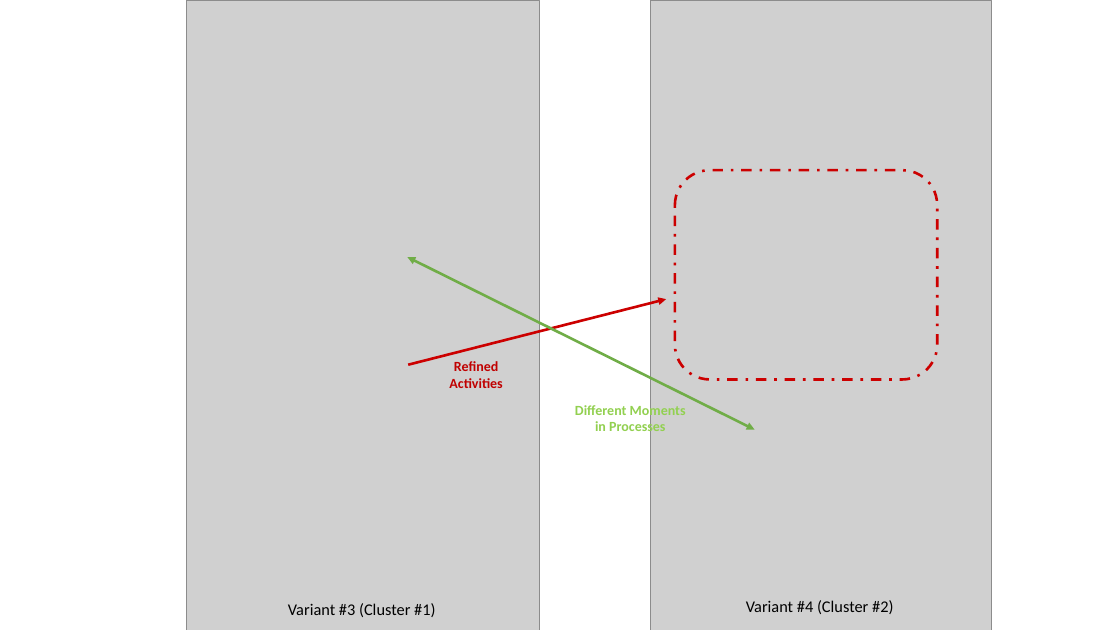
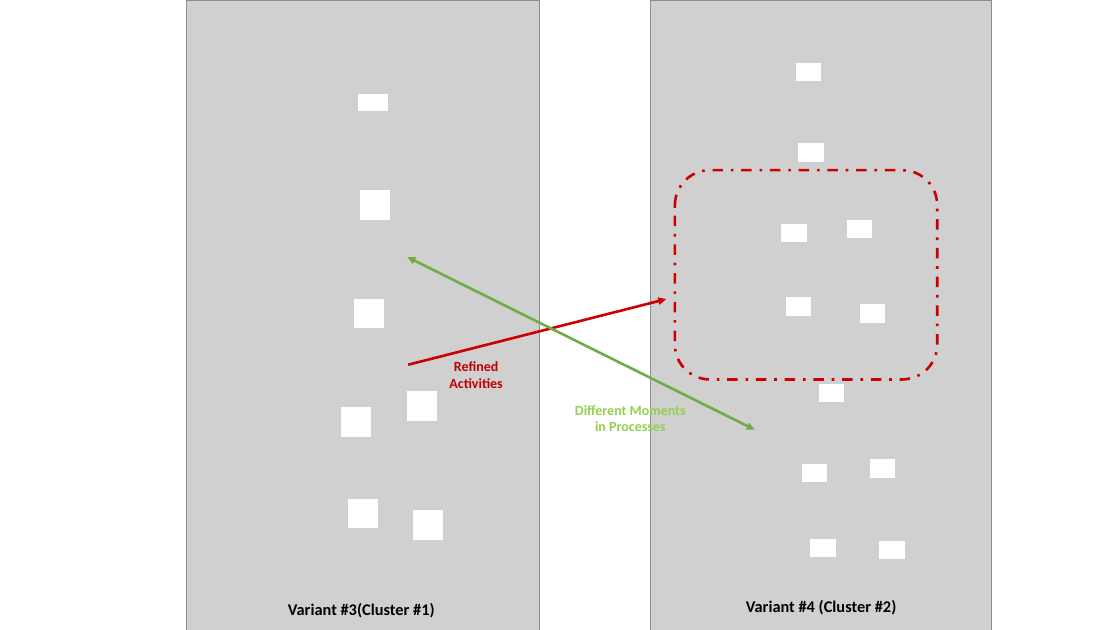
Before and after one commit to onuryilmaz-wip/thesis-test, a slide deck: slide 1 of experiments/loan/data/Recommendation Visualization.pptx. Drawn at 1120x630 pixels with LibreOffice and Linux fonts; fonts in the diff are those of the drawing; grey boxes stand for pictures. Boxes give left, top, right and bottom in pixels: in the first picture for what was removed or moved away, otherwise in the second. Text is boxed around its words. In the diff, an @@ line names an element or a change of style, - is before the commit and + after.

```diff
--- a/experiments/loan/data/Recommendation Visualization.pptx
+++ b/experiments/loan/data/Recommendation Visualization.pptx
@@ rectangle added at [797, 64, 821, 81], fill #FFFFFF, outline #FFFFFF 1 pt @@
@@ rectangle added at [358, 94, 387, 110], fill #FFFFFF, outline #FFFFFF 1 pt @@
@@ rectangle added at [799, 145, 823, 161], fill #FFFFFF, outline #FFFFFF 1 pt @@
@@ rectangle added at [360, 191, 390, 219], fill #FFFFFF, outline #FFFFFF 1 pt @@
@@ rectangle added at [782, 224, 807, 241], fill #FFFFFF, outline #FFFFFF 1 pt @@
@@ rectangle added at [848, 220, 872, 237], fill #FFFFFF, outline #FFFFFF 1 pt @@
@@ rectangle added at [355, 299, 385, 328], fill #FFFFFF, outline #FFFFFF 1 pt @@
@@ rectangle added at [786, 298, 811, 315], fill #FFFFFF, outline #FFFFFF 1 pt @@
@@ rectangle added at [860, 305, 885, 322], fill #FFFFFF, outline #FFFFFF 1 pt @@
@@ rectangle added at [819, 384, 844, 401], fill #FFFFFF, outline #FFFFFF 1 pt @@
@@ rectangle added at [342, 408, 371, 437], fill #FFFFFF, outline #FFFFFF 1 pt @@
@@ rectangle added at [408, 392, 437, 420], fill #FFFFFF, outline #FFFFFF 1 pt @@
@@ rectangle added at [802, 465, 827, 481], fill #FFFFFF, outline #FFFFFF 1 pt @@
@@ rectangle added at [870, 460, 895, 477], fill #FFFFFF, outline #FFFFFF 1 pt @@
@@ rectangle added at [349, 499, 378, 528], fill #FFFFFF, outline #FFFFFF 1 pt @@
@@ rectangle added at [414, 511, 444, 539], fill #FFFFFF, outline #FFFFFF 1 pt @@
@@ rectangle added at [811, 539, 835, 556], fill #FFFFFF, outline #FFFFFF 1 pt @@
@@ rectangle added at [880, 542, 904, 559], fill #FFFFFF, outline #FFFFFF 1 pt @@
@@ text "Variant #4 (Cluster #2)" at [746, 600, 897, 615]: bold on @@
@@ text at [288, 603, 435, 618]: text changed; bold on @@
-Variant #3 (Cluster #1)
+Variant #3(Cluster #1)
```
Also in this commit, not shown: 1 other file.
